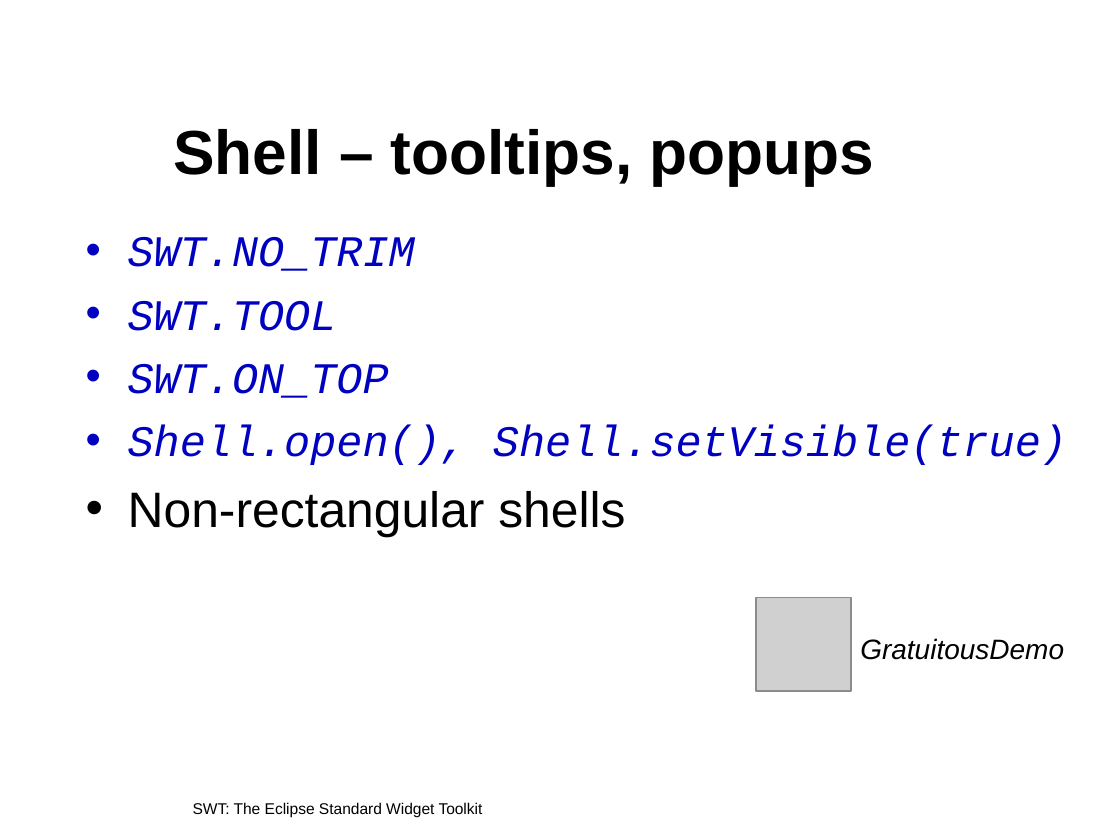
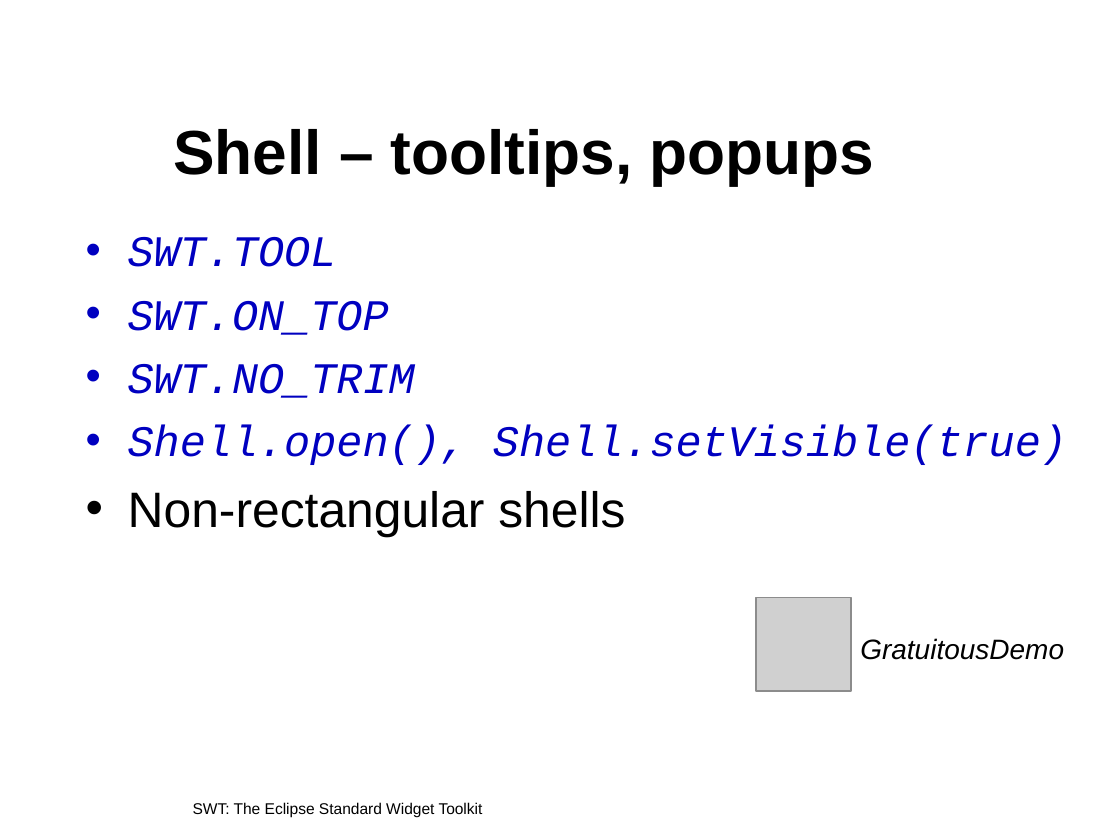
Before and after one commit to eclipse-platform/www.eclipse.org-eclipse, a slide deck: slide 67 of tutorials/oopsla2005/t22-irvine.ppt. Drawn at 1120x840 pixels with LibreOffice and Linux fonts; fonts in the diff are those of the drawing; grey boxes stand for pictures; background and template pictures are left out. Boxes give left, top, right and bottom in pixels: in the first picture for what was removed or moved away, otherwise in the second. Text is boxed around its words. In the diff, an @@ line names an element or a change of style, - is before the commit and + after.

```diff
--- a/tutorials/oopsla2005/t22-irvine.ppt
+++ b/tutorials/oopsla2005/t22-irvine.ppt
@@ text at (x1=128, y1=237, x2=415, y2=271): paragraph removed @@
-• SWT.NO_TRIM
@@ text at (x1=128, y1=364, x2=415, y2=398): paragraph added @@
+• SWT.NO_TRIM
```
Also in this commit, not shown: 9 other slides changed.
